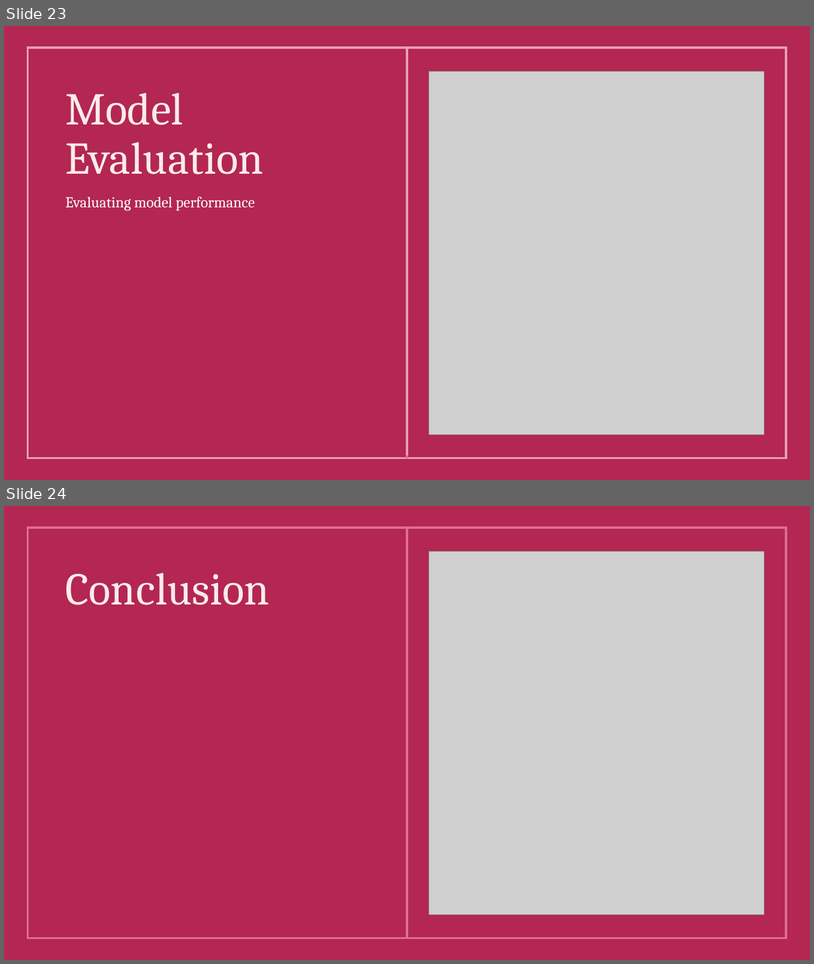
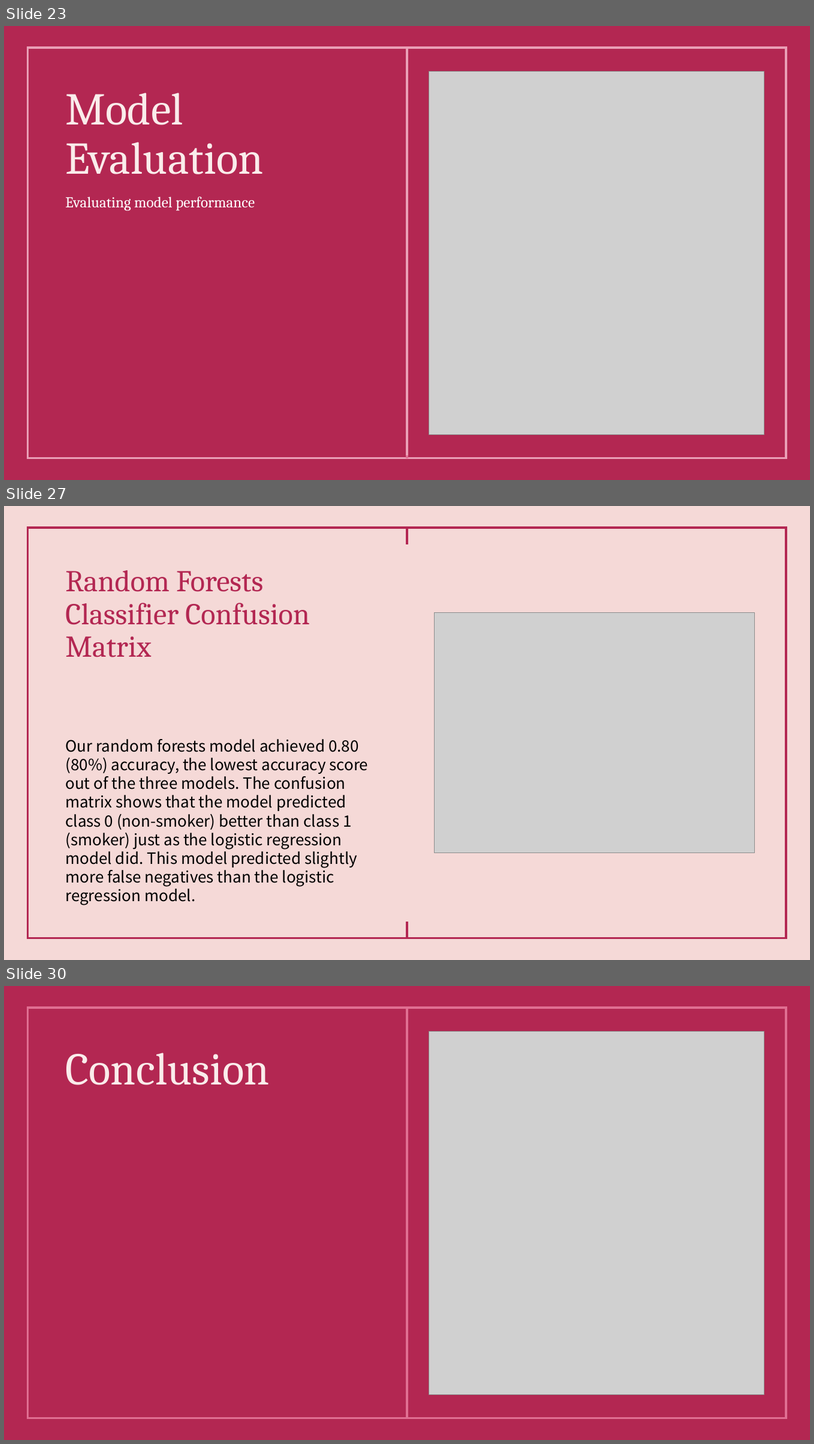
Before and after one commit to FaatimahMajothi98/OKCupid-Machine-Learning-Portfolio-Project, a slide deck: OKCupid-Date-A-Scientist-Starter/OKCupid – Machine Learning Analysis.pptx. Shown one above the other, each under a label of ours: slides 23 and 24 before the commit, slides 23, 27 and 30 after it; the slides between them are not shown. The pictures are 814x964 and 814x1444 pixels, drawn with LibreOffice and Linux fonts; fonts in the diff are those of the drawing; grey boxes stand for pictures. Boxes give left, top, right and bottom in pixels: in the first picture for what was removed or moved away, otherwise in the second. Text is boxed around its words. In the diff, an @@ line names an element or a change of style, - is before the commit and + after.

```diff
--- a/OKCupid-Date-A-Scientist-Starter/OKCupid – Machine Learning Analysis.pptx
+++ b/OKCupid-Date-A-Scientist-Starter/OKCupid – Machine Learning Analysis.pptx
@@ slide 27 added at (4,506,810,960), background #F5D9D7; not listed: 3 template elements that a slide beside it also shows @@
@@ title added at (65,570,310,657), 36 pt, text #B32752 @@
+Random Forests Classifier Confusion Matrix
@@ picture added at (435,612,755,853) @@
@@ text added at (65,739,369,905), 18.6 pt, text #000000 @@
+Our random forests model achieved 0.80 (80%) accuracy, the lowest accuracy score out of the three models. The confusion matrix shows that the model predicted class 0 (non-smoker) better than class 1 (smoker) just as the logistic regression model did. This model predicted slightly more false negatives than the logistic regression model.
@@ what was slide 24 is now slide 30 @@
```
Also in this commit, not shown: 5 slides changed, 9 other slides added, 5 slides removed, 1 other file.
